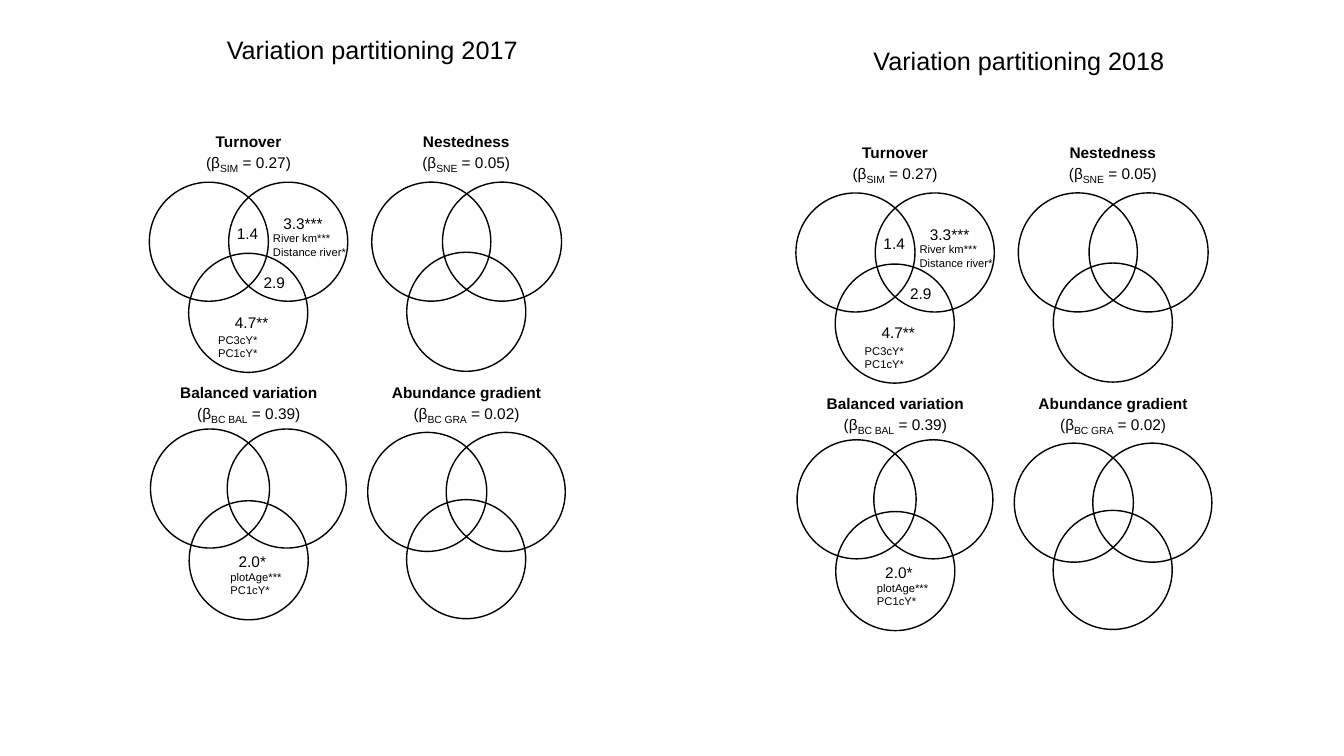
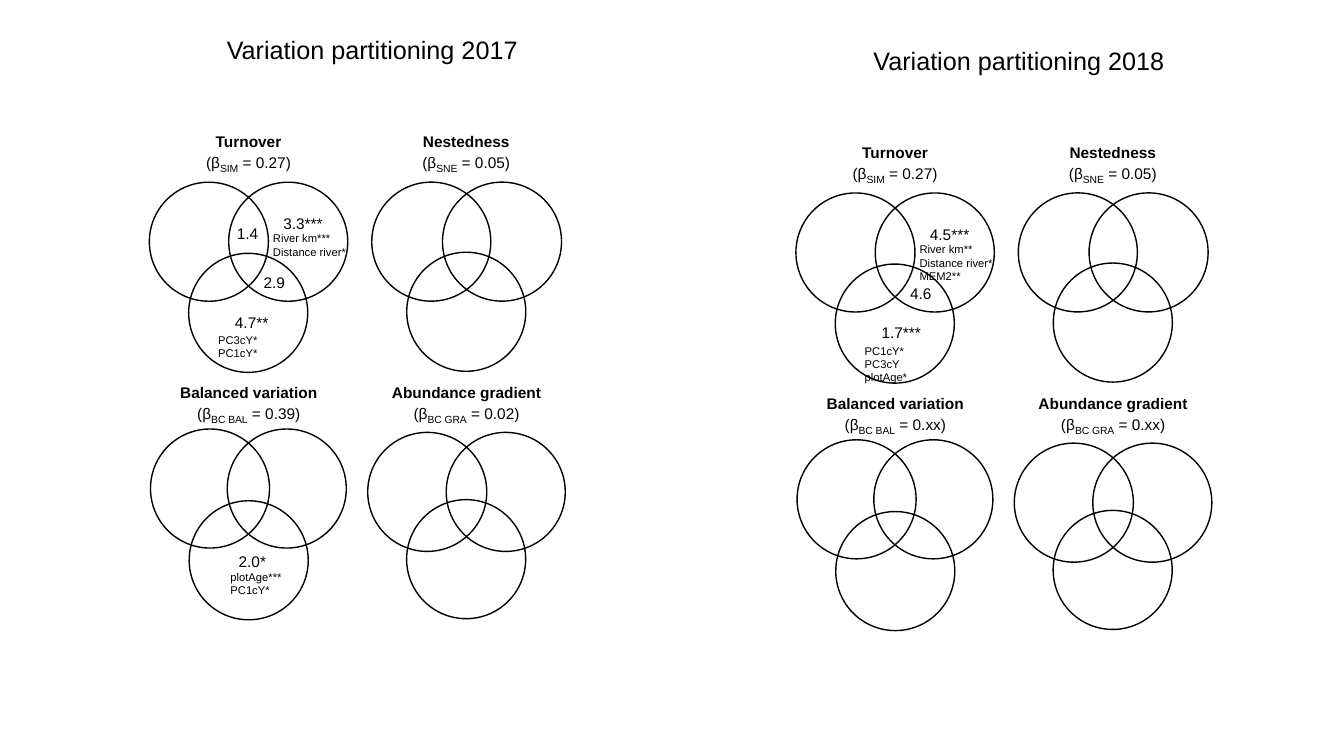
Before and after one commit to markus1bauer/2022_danube_dike_survey, a slide deck: slide 1 of outputs/figures/figure_3_betadiversity_variation_partitioning.odp. Drawn at 1344x756 pixels with LibreOffice and Linux fonts; fonts in the diff are those of the drawing. Boxes give left, top, right and bottom in pixels: in the first picture for what was removed or moved away, otherwise in the second. Text is boxed around its words. In the diff, an @@ line names an element or a change of style, - is before the commit and + after.

```diff
--- a/outputs/figures/figure_3_betadiversity_variation_partitioning.odp
+++ b/outputs/figures/figure_3_betadiversity_variation_partitioning.odp
@@ text at (930,229,969,240): text changed @@
-3.3***
+4.5***
@@ text at (920,245,973,253): text changed @@
-River km***
+River km**
@@ text at (910,288,931,299): text changed @@
-1.4
+4.6
@@ text removed at (910,288,931,299) @@
-2.9
@@ text at (920,271,961,282): paragraph added @@
+MEM2**
@@ text at (882,327,921,338): text changed @@
-4.7**
+1.7***
@@ text at (865,347,904,355): paragraph removed @@
-PC3cY*
@@ text at (865,360,907,384): paragraphs added @@
+PC3cY
+plotAge*
@@ text at (876,419,946,434): text changed @@
-(βBC BAL = 0.39)
+(βBC BAL = 0.xx)
@@ text at (1092,419,1165,434): text changed @@
-(βBC GRA = 0.02)
+(βBC GRA = 0.xx)
@@ text removed at (885,567,912,578) @@
-2.0*
@@ text removed at (877,584,928,605) @@
-plotAge***
-PC1cY*
```
Also in this commit, not shown: 1 other slide changed, 3 other files.
